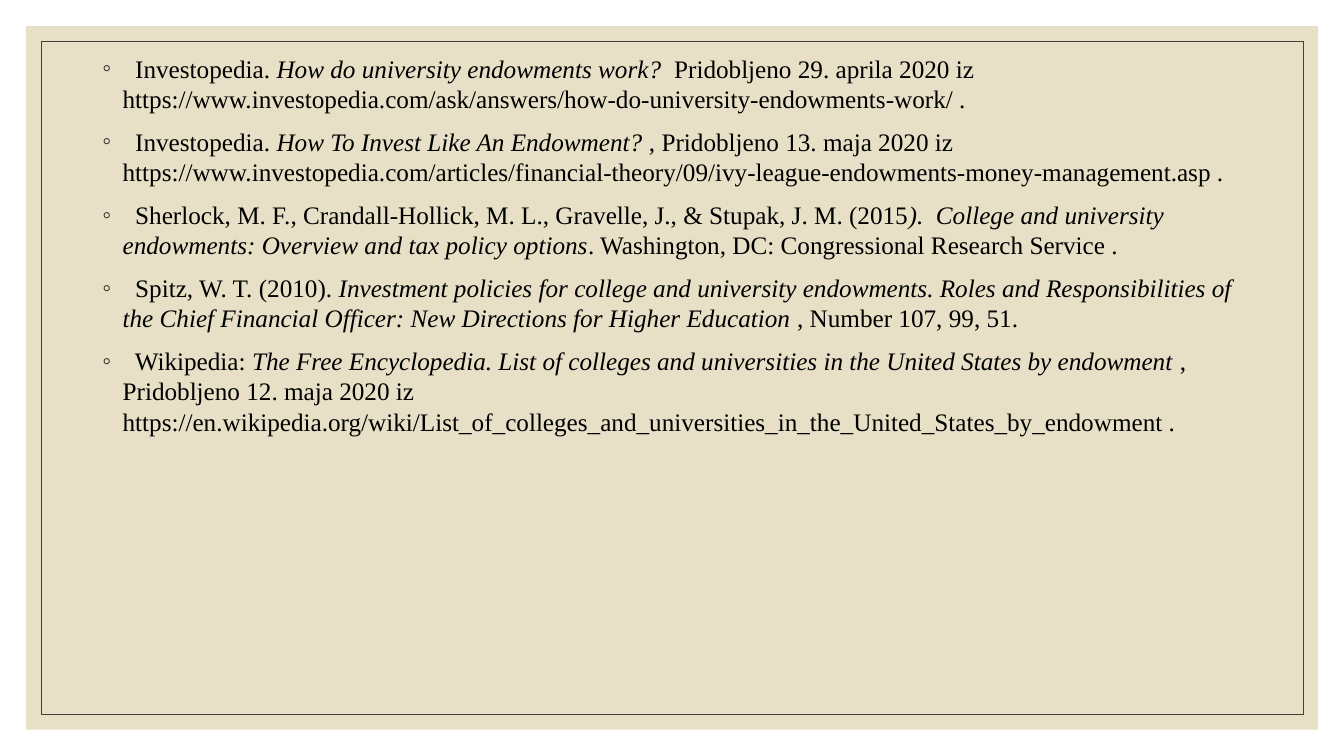
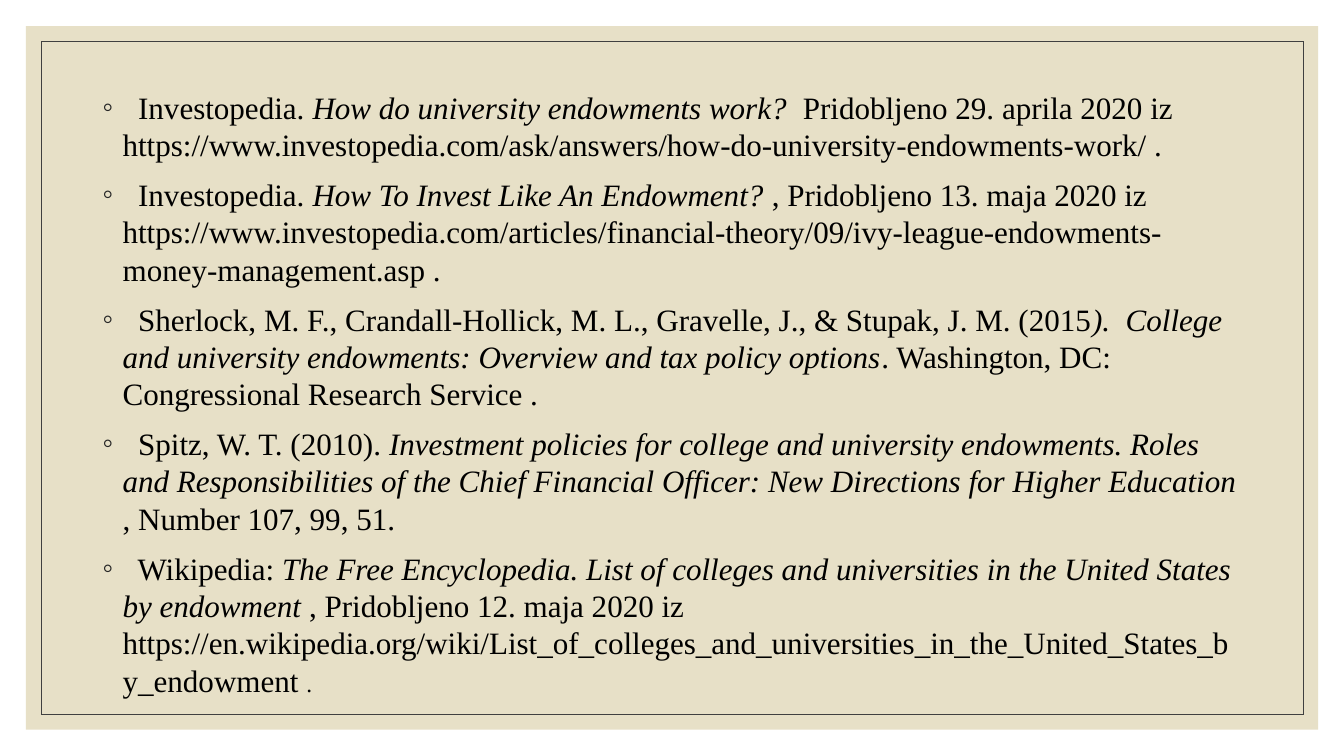
Before and after one commit to ines-silc/FTI-Seminarska-naloga, a slide deck: slide 11 of Predstavitev_skupina_8.pptx. Drawn at 1344x756 pixels with LibreOffice and Linux fonts; fonts in the diff are those of the drawing. Boxes give left, top, right and bottom in pixels: in the first picture for what was removed or moved away, otherwise in the second. Text is boxed around its words. In the diff, an @@ line names an element or a change of style, - is before the commit and + after.

```diff
--- a/Predstavitev_skupina_8.pptx
+++ b/Predstavitev_skupina_8.pptx
@@ text "Investopedia. How do university endowments ..." moved from (x1=123, y1=60, x2=1232, y2=437) to (x1=123, y1=97, x2=1236, y2=697) @@
@@ text "Investopedia. How do university endowments ..." at (x1=123, y1=97, x2=1236, y2=697): size 18 to 22.2 pt; size 18 to 16.6 pt in "." @@
```
Also in this commit, not shown: 2 other slides changed.
